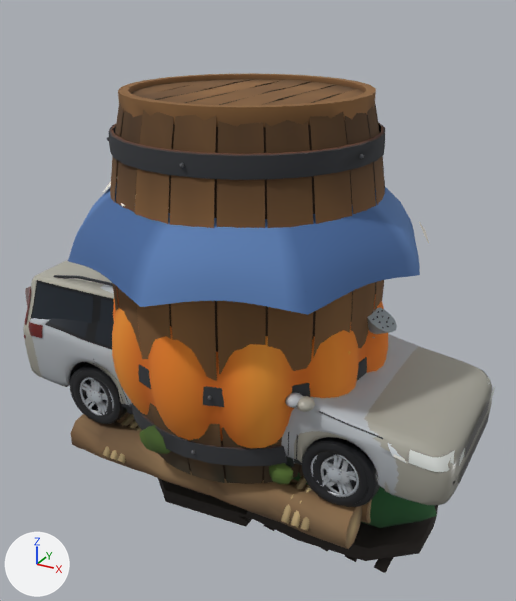
Two versions of the glTF model art/baked/aventyr2/props.glb, one commit apart.
The view is the same before and after, from a camera (50 mm lens) standing at (3.25, -5.72, 4.27) and looking at (0.08, 0.05, 1.39). Every picture has the same lights, and +X, +Y and +Z are marked at lower left. The picture after the commit comes second.

Objects in the first picture: 'bil', 'bil-gra', 'bil-gra-hjul-fram-par', 'bil-hjul-bak-par', 'bil-hjul-fram-par', 'flotte', 'paraply', 'pumpa', 'stovel', 'tunna' and 2 more.
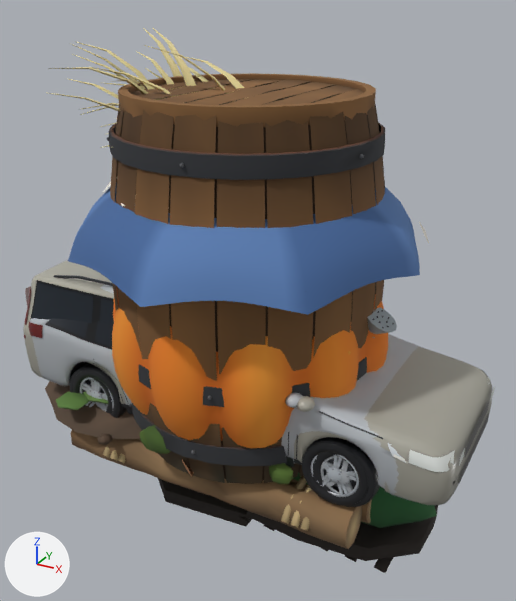
What differs and where, as boxes (x1, y1, x2, y2) in the pictures (516 x 601 px):
```json
{"object": "kruka-valt", "change": "added", "after": [45, 381, 194, 477], "on screen": "brown"}
{"object": "kruka-hog", "change": "added", "after": [48, 28, 248, 148]}
```

The change, as JSON lines over the scene's bpy script:
```json
{"op": "add", "block": "mat_kit_clay", "code": ["mat_kit_clay = bpy.data.materials.new('kit-clay')", "mat_kit_clay.use_nodes = True; mat_kit_clay.node_tree.nodes.clear()", "_N = mat_kit_clay.node_tree.nodes; _L = mat_kit_clay.node_tree.links", "n0 = _N.new('ShaderNodeBsdfPrincipled'); n0.name = 'Principled BSDF'", "n0.inputs[2].default_value = 0.8  # 'Roughness'", "n1 = _N.new('ShaderNodeOutputMaterial'); n1.name = 'Material Output'", "n2 = _N.new('ShaderNodeVertexColor'); n2.name = 'Color Attribute'", "_L.new(n0.outputs[0], n1.inputs[0])  # 'BSDF' to 'Surface'", "_L.new(n2.outputs[0], n0.inputs[0])  # 'Color' to 'Base Color'"]}
{"op": "add", "block": "me_kruka_valt", "code": ["me_kruka_valt = bpy.data.meshes.new('kruka-valt')", "me_kruka_valt.from_pydata(...)  # 1921 vertices, 3660 faces; spans x -2.53..0.99, y -1.3..1.02, z -0.02..1.98", "me_kruka_valt.materials.append(mat_kit_clay)"]}
{"op": "add", "block": "me_kruka_hog", "code": ["me_kruka_hog = bpy.data.meshes.new('kruka-hog')", "me_kruka_hog.from_pydata(...)  # 2584 vertices, 4072 faces; spans x -1.78..0.77, y -1.16..0.89, z 0.0..3.89", "me_kruka_hog.materials.append(mat_kit_clay)"]}
{"op": "add", "block": "ob_kruka_valt", "code": ["ob_kruka_valt = bpy.data.objects.new('kruka-valt', me_kruka_valt)", "ob_kruka_valt.location = (0.0, 0.0, 0.0)"]}
{"op": "add", "block": "ob_kruka_hog", "code": ["ob_kruka_hog = bpy.data.objects.new('kruka-hog', me_kruka_hog)", "ob_kruka_hog.location = (0.0, 0.0, 0.0)"]}
```
